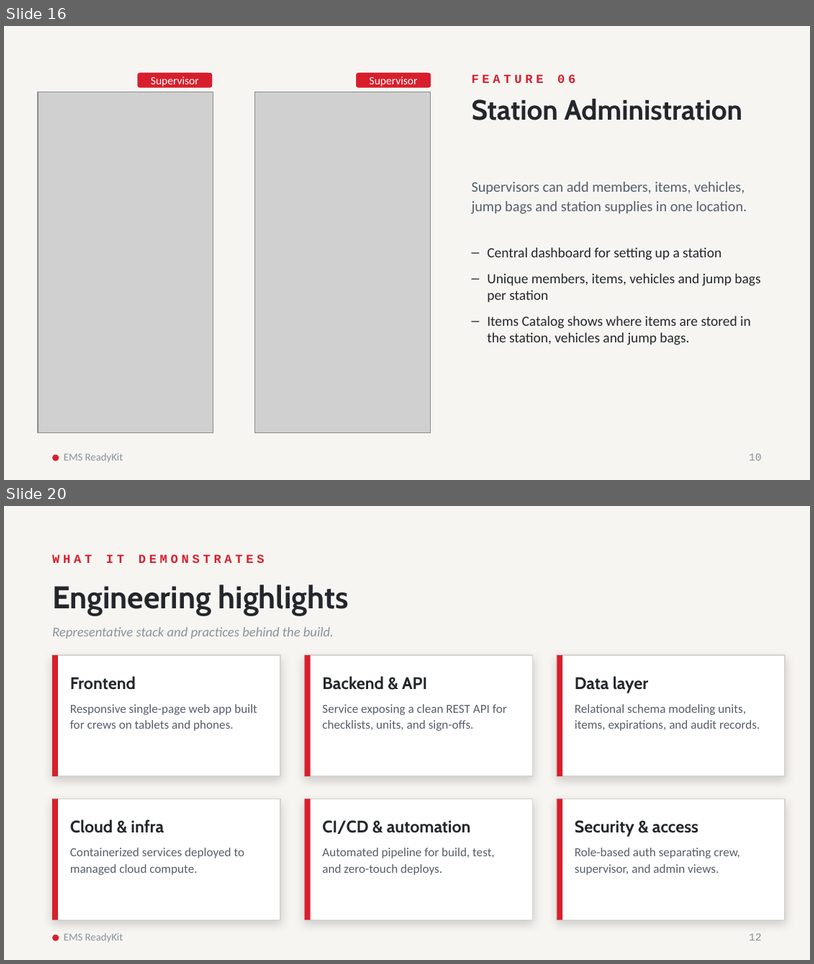
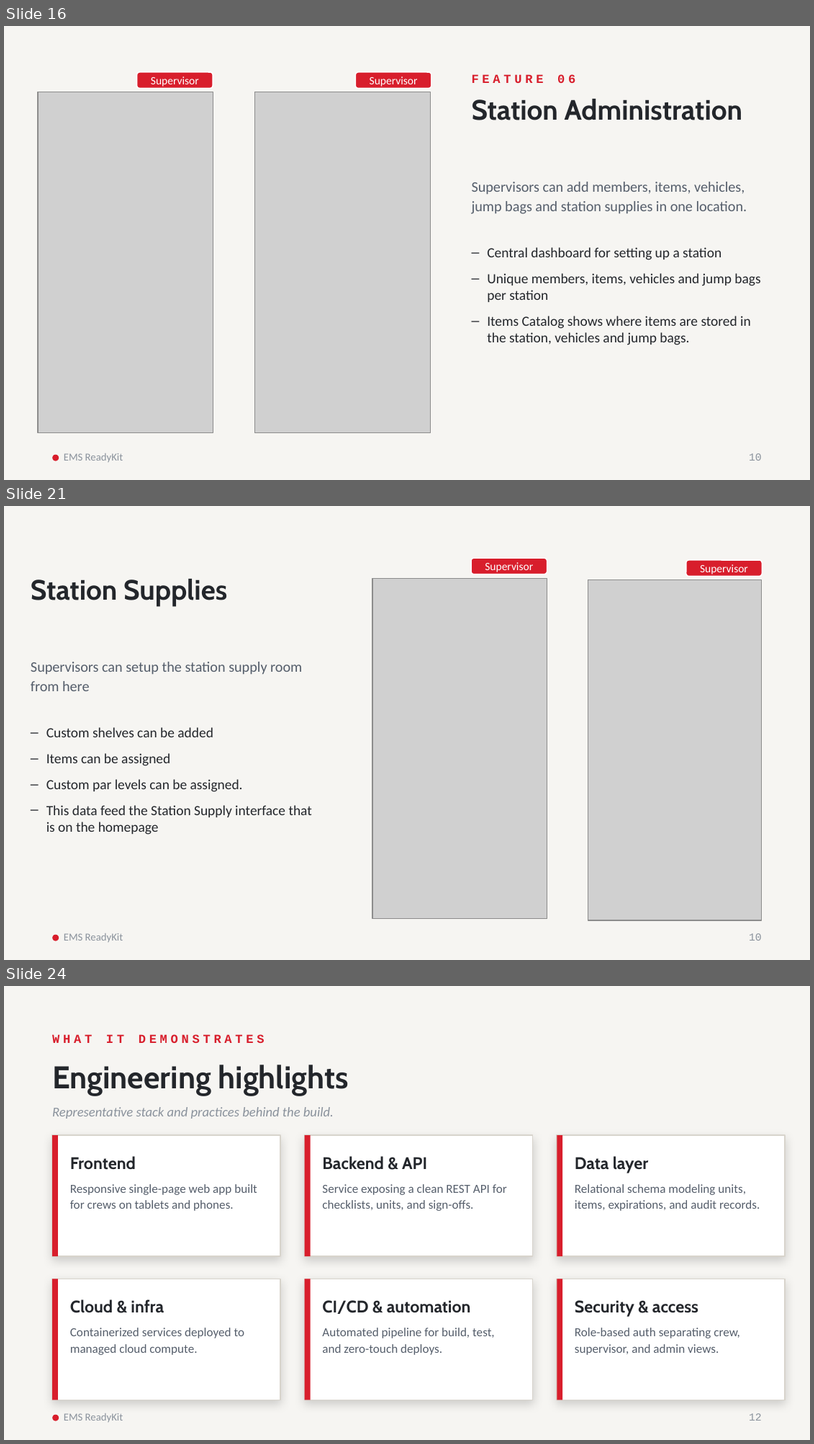
Before and after one commit to Jinniyah/EMS_ReadyKit, a slide deck: docs/evidence/live_deployment/LIVE01-05_EMS_ReadyKit_WebApp.pptx. Shown one above the other, each under a label of ours: slides 16 and 20 before the commit, slides 16, 21 and 24 after it; the slides between them are not shown. The pictures are 814x964 and 814x1444 pixels, drawn with LibreOffice and Linux fonts; fonts in the diff are those of the drawing; grey boxes stand for pictures. Boxes give left, top, right and bottom in pixels: in the first picture for what was removed or moved away, otherwise in the second. Text is boxed around its words. In the diff, an @@ line names an element or a change of style, - is before the commit and + after.

```diff
--- a/docs/evidence/live_deployment/LIVE01-05_EMS_ReadyKit_WebApp.pptx
+++ b/docs/evidence/live_deployment/LIVE01-05_EMS_ReadyKit_WebApp.pptx
@@ slide 21 added at [4,506,810,960], background #F6F5F2 @@
@@ rounded rectangle added at [472,559,548,574], fill #D81E2C, outline #FFFFFF 1 pt, 10 pt, text #FFFFFF @@
+Supervisor
@@ rounded rectangle added at [687,560,762,576], fill #D81E2C, outline #FFFFFF 1 pt, 10 pt, text #FFFFFF @@
+Supervisor
@@ text added at [31,579,227,606], 25 pt, text #23262B, bold @@
+Station Supplies
@@ picture added at [373,579,548,919] @@
@@ picture added at [588,580,762,921] @@
@@ text added at [31,662,302,691], 13 pt, text #555E6B @@
+Supervisors can setup the station supply room from here
@@ text added at [46,727,312,834], 12.5 pt, text #23262B @@
+– Custom shelves can be added
+– Items can be assigned
+– Custom par levels can be assigned.
+– This data feed the Station Supply interface that is on the homepage
@@ ellipse added at [52,934,59,941], fill #D81E2C @@
@@ text added at [64,933,124,942], 9.5 pt, text #8A929C @@
+EMS ReadyKit
@@ text added at [749,933,762,940], 9.5 pt, text #8A929C @@
+10
@@ what was slide 20 is now slide 24 @@
```
Also in this commit, not shown: 7 slides changed, 3 other slides added.
